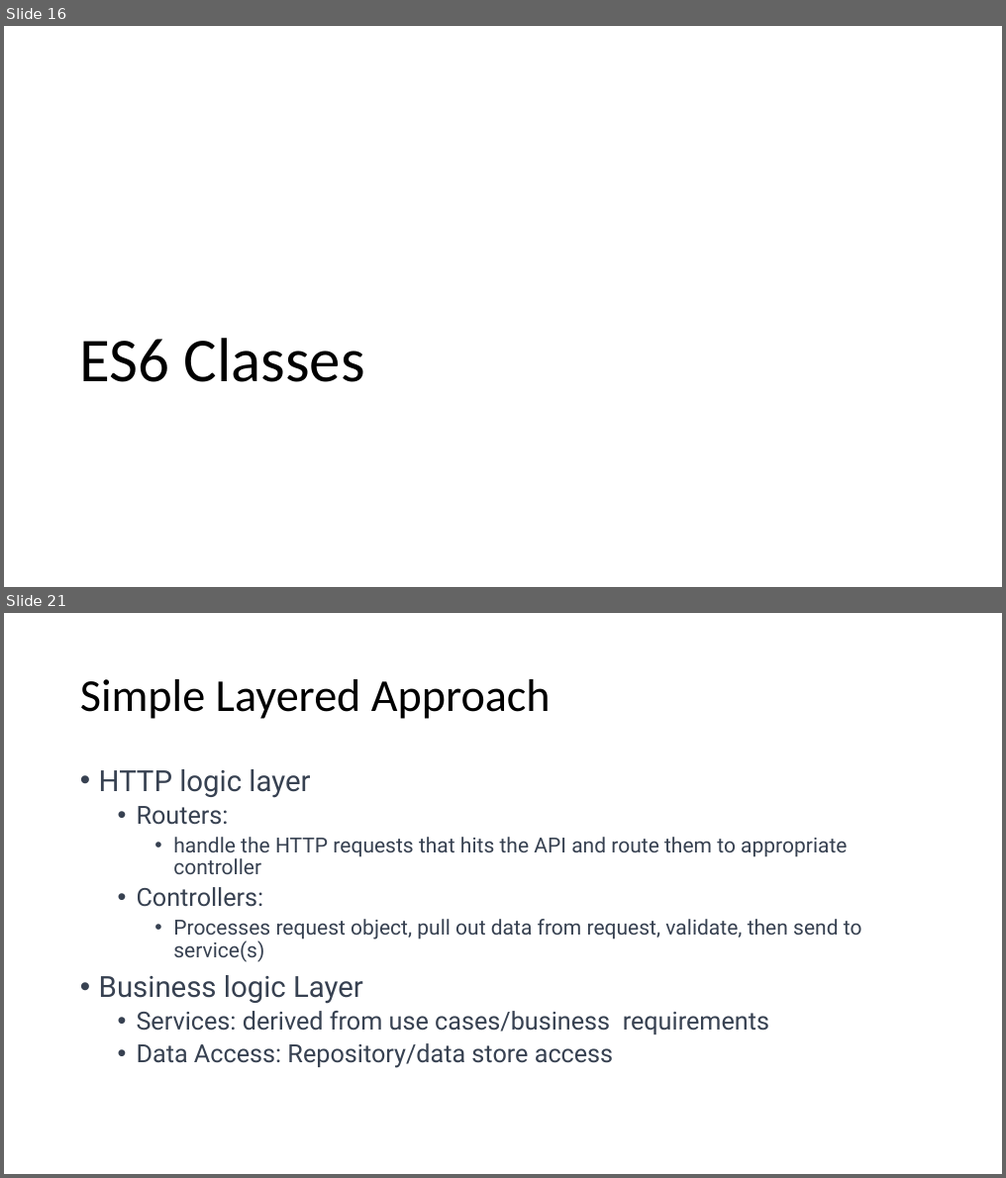
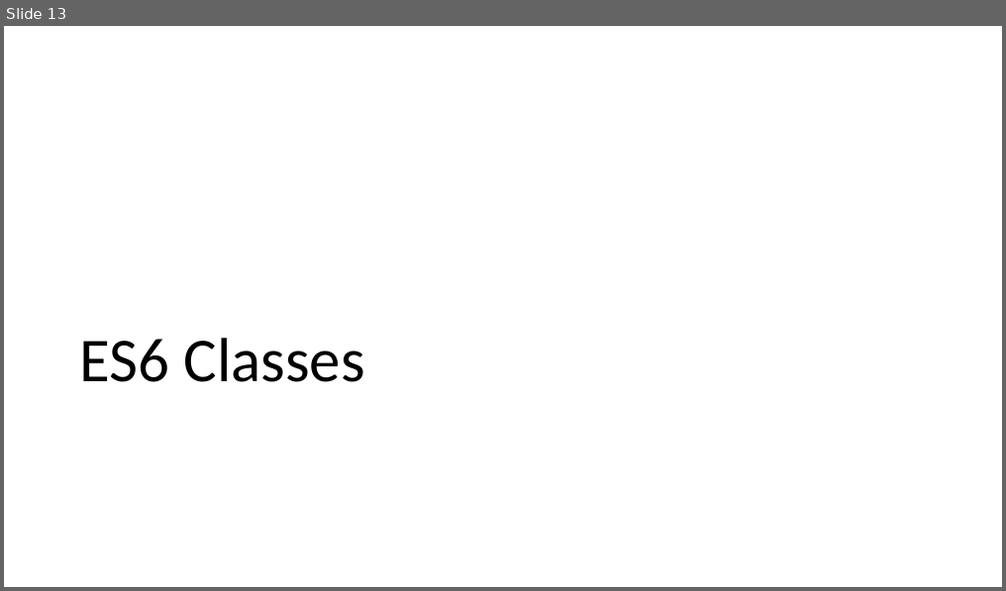
Before and after one commit to diarmuidoconnor/ewd-module-2025, a slide deck: topic09/talk-2/Promises.pptx. Shown one above the other, each under a label of ours: slides 16 and 21 before the commit, slide 13 after it; the slides between them are not shown. The pictures are 1006x1178 and 1006x591 pixels, drawn with LibreOffice and Linux fonts; fonts in the diff are those of the drawing. Boxes give left, top, right and bottom in pixels: in the first picture for what was removed or moved away, otherwise in the second. Text is boxed around its words. In the diff, an @@ line names an element or a change of style, - is before the commit and + after.

```diff
--- a/topic09/talk-2/Promises.pptx
+++ b/topic09/talk-2/Promises.pptx
@@ slide 21 removed at (4, 613, 1002, 1174), background #FFFFFF @@
@@ title removed at (80, 679, 550, 719) @@
-Simple Layered Approach
@@ text removed at (99, 769, 862, 1068) @@
-• HTTP logic layer
-  • Routers:
-    • handle the HTTP requests that hits the API and route them to appropriate controller
-  • Controllers:
-    • Processes request object, pull out data from request, validate, then send to service(s)
-• Business logic Layer
-  • Services: derived from use cases/business requirements
-  • Data Access: Repository/data store access
@@ what was slide 16 is now slide 13 @@
```
Also in this commit, not shown: 3 slides changed, 5 other slides removed, 45 other files.
